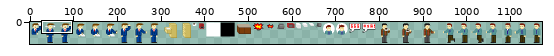
Edited in one commit: sprite sheet (src/assets/media/sprites.png). The first picture is a wide view before the edit; the outline marks the close-up.
Close-up. As it was:
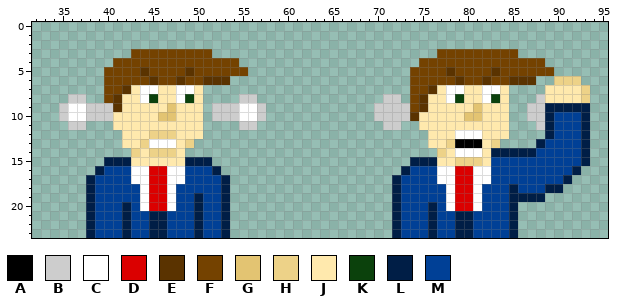
The file is 1173x50 pixels. Pixels under 10% opacity are left out. Colours within 5 levels of each other are drawn and written as one. Shown: x 32..95, y 0..23.
Palette (. is transparent): A #000000  B #cdcdcd  C #ffffff  D #db0000  E #5a3300  F #744200  G #e3c472  H #edd288  J #ffe9ad  K #0b410c  L #001e46  M #004096
Pixels before, first column x 35:
 3 ........FFFFFFFFF.........................FFFFFFFFF........
 4 ......FFFFFFFFFFFFFF....................FFFFFFFFFFFFFF.....
 5 .....FFFFEFFFFEFFFFFF..................FFFFEFFFFEFFFFFF....
 6 .....FFFFFEFFEFFEEE....................FFFFFEFFEFFEEE..HHH.
 7 .....FFEJCCJJCCJ.......................FFEJCCJJCCJ....JJJJH
 8 .BB..FEJJCKJJCKJ....BB..............BB.FEJJCKJJCKJ...BJJJJH
 9 BCCBBBEJJJJJGJJJ.BBBCCB............BBBBFEJJJJJGJJJ..BBLLLLL
10 BCCBBBJJJJJGGJJJ.BBBCCB............BBBBEJJJJJGGJJJ..BBLMMML
11 .BB...JJJJJJJJJJ....BB..............BB..JJJJJJJJJJ...BLMMML
12 .......JJJHHHJJJ.........................JJJCCCJJJ....LMMML
13 .......JJHCCCJH..........................JJHAAAJH....LMMMML
14 ........HJHHHJ............................HJCCCJLLLLLMMMMML
15 .....LLLJJJJJJLLL......................LLLJJHHHJMMMMMMMMMML
16 ....LMMMCCDDCCMMML....................LMMMCCDDCCMMMMMMMMML.
17 ...LMMMMCCDDCCMMMML..................LMMMMCCDDCCMMMMMMMML..
18 ...LMMMMMCDDCMMMMML..................LMMMMMCDDCMMMLMMMLL...
19 ...LMMMMMCDDCMMLMML..................LMMMMMCDDCMMMLLLL.....
20 ...LMMMLMCDDCMMLMML..................LMMMLMCDDCMMML........
21 ...LMMMLMMLLMMMLMML..................LMMMLMMLLMMMML........
22 ...LMMMLMMLLMMMLMML..................LMMMLMMLLMMMML........
23 ...LMMMLMMLLMMMLMML..................LMMMLMMLLMMMML........
New version:
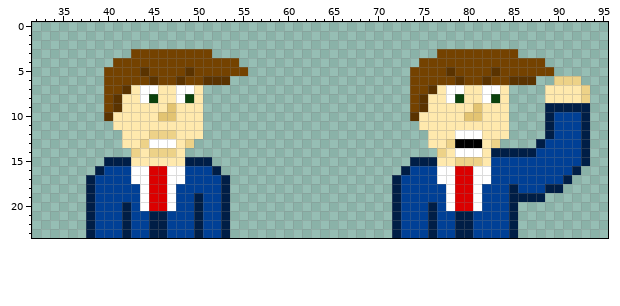
Diff:
Changed rows in their new state; - is an unchanged pixel.
first column x 35:
 8 -..-----------------..--------------..---------------.
 9 .....F-----------......------------....-------------..
10 .....E-----------......------------....-------------..
11 -..-----------------..--------------..---------------.
Boxes around the changes in both close-ups, in picture pixels (x1, y1, x2, y2):
changed: (59, 94, 113, 130)
erased: (212, 94, 266, 130)
erased: (374, 94, 410, 130)
erased: (527, 94, 545, 130)
